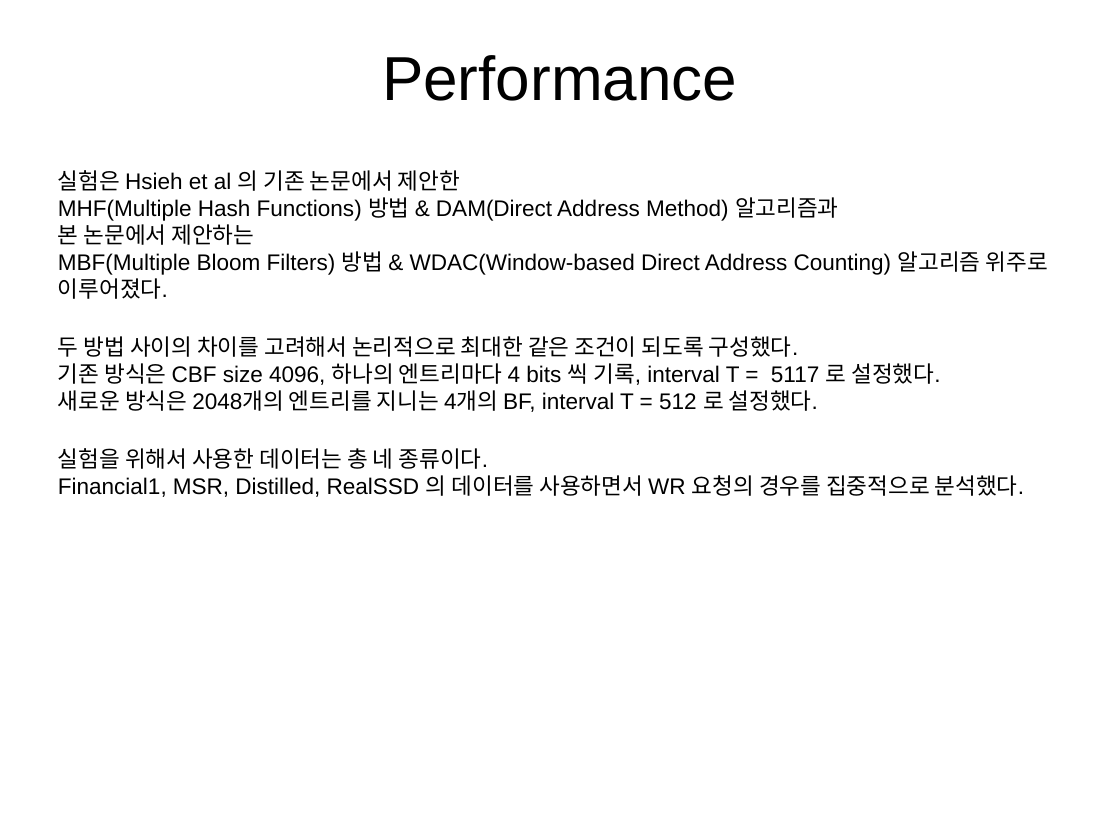
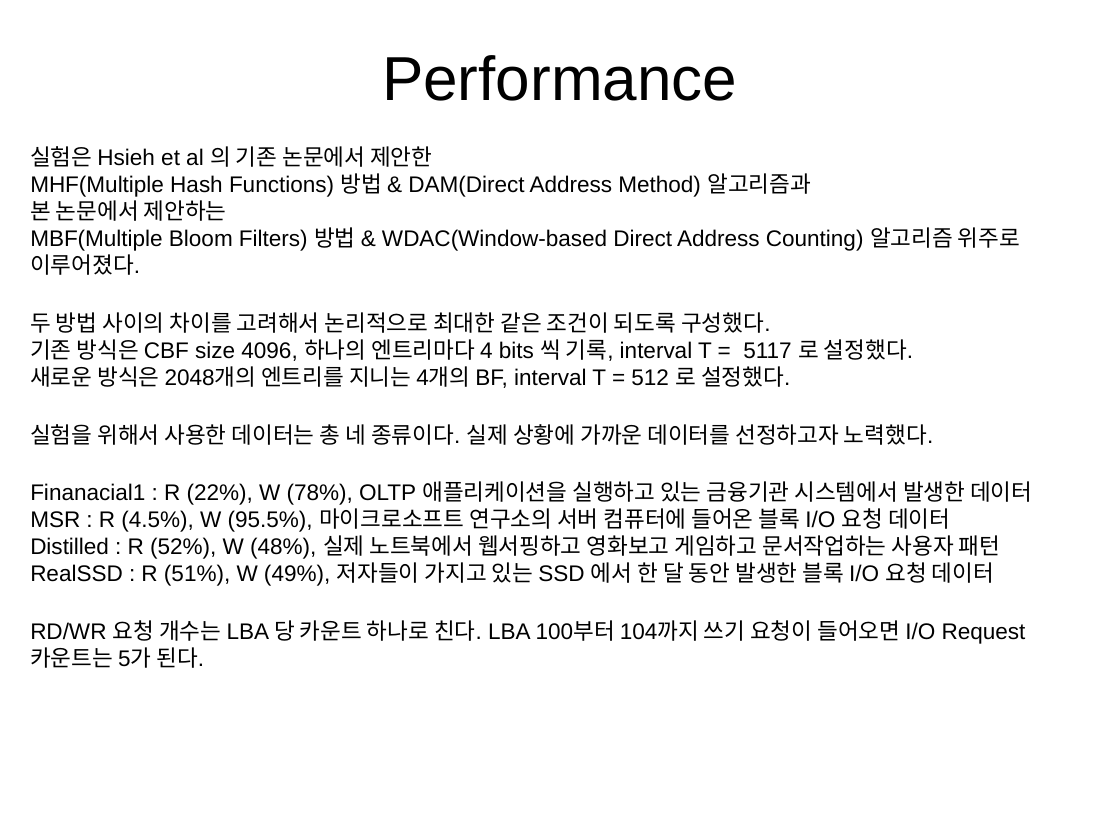
Before and after one commit to OptimistLabyrinth/ubuntu16.04, a slide deck: slide 17 of DPARK_office/Non-Volatile_Momory/hot_data_identification_PaperReview.pptx. Drawn at 1120x840 pixels with LibreOffice and Linux fonts; fonts in the diff are those of the drawing. Boxes give left, top, right and bottom in pixels: in the first picture for what was removed or moved away, otherwise in the second. Text is boxed around its words. In the diff, an @@ line names an element or a change of style, - is before the commit and + after.

```diff
--- a/DPARK_office/Non-Volatile_Momory/hot_data_identification_PaperReview.pptx
+++ b/DPARK_office/Non-Volatile_Momory/hot_data_identification_PaperReview.pptx
@@ text "실험은 Hsieh et al 의 ...": place and size @@
-text "실험은 Hsieh et al 의 ..." at bbox=[58, 170, 1048, 497]
+text "실험은 Hsieh et al 의 ..." at bbox=[30, 146, 1032, 668]
@@ text at bbox=[30, 424, 1032, 668]: text changed @@
-실험을 위해서 사용한 데이터는 총 네 종류이다.
-Financial1, MSR, Distilled, RealSSD 의 데이터를 사용하면서 WR 요청의 경우를 집중적으로 분석했다.
+실험을 위해서 사용한 데이터는 총 네 종류이다. 실제 상황에 가까운 데이터를 선정하고자 노력했다.
+Finanacial1 : R (22%), W (78%), OLTP 애플리케이션을 실행하고 있는 금융기관 시스템에서 발생한 데이터
+MSR : R (4.5%), W (95.5%), 마이크로소프트 연구소의 서버 컴퓨터에 들어온 블록 I/O 요청 데이터
+Distilled : R (52%), W (48%), 실제 노트북에서 웹서핑하고 영화보고 게임하고 문서작업하는 사용자 패턴
+RealSSD : R (51%), W (49%), 저자들이 가지고 있는 SSD 에서 한 달 동안 발생한 블록 I/O 요청 데이터
+RD/WR 요청 개수는 LBA 당 카운트 하나로 친다. LBA 100부터 104까지 쓰기 요청이 들어오면 I/O Request 카운트는 5가 된다.
```
Also in this commit, not shown: 6 other slides changed, 7 slides added, 4 slides removed, 8 other files.
